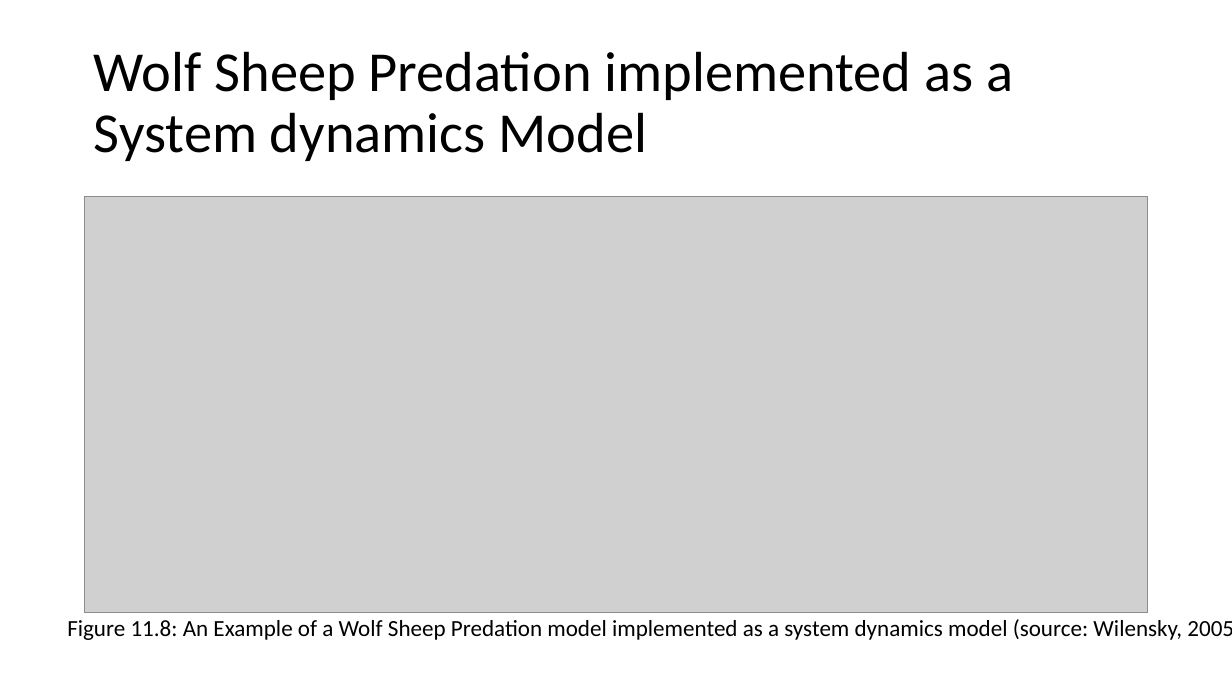
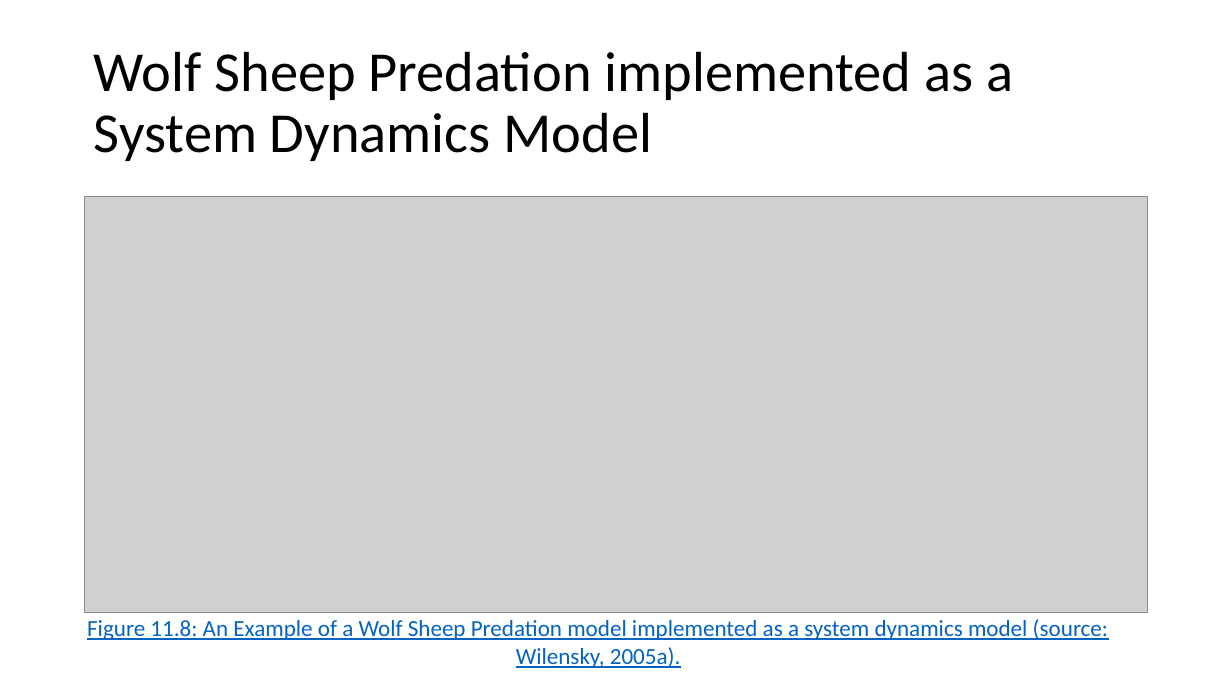
Before and after one commit to abmgis/abmgis, a slide deck: slide 19 of Chapter11-AlternativeModellingApproaches/Chapter11.pptx (slide 17 before the commit). Drawn at 1232x693 pixels with LibreOffice and Linux fonts; fonts in the diff are those of the drawing; grey boxes stand for pictures. Boxes give left, top, right and bottom in pixels: in the first picture for what was removed or moved away, otherwise in the second. Text is boxed around its words. In the diff, an @@ line names an element or a change of style, - is before the commit and + after.

```diff
--- a/Chapter11-AlternativeModellingApproaches/Chapter11.pptx
+++ b/Chapter11-AlternativeModellingApproaches/Chapter11.pptx
@@ title at (x1=94, y1=51, x2=1013, y2=161): text changed @@
-Wolf Sheep Predation implemented as a System dynamics Model
+Wolf Sheep Predation implemented as a System Dynamics Model
@@ text "Figure 11.8: An Example of ..." at (x1=87, y1=619, x2=1108, y2=668): text colour #000000 to #0563C1, underline on; alignment left to centre @@
```
Also in this commit, not shown: 10 other slides changed, 5 slides added, 2 slides removed.
